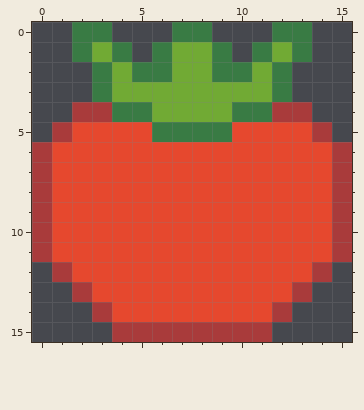
Two states of a pixel-art sprite, public/TomatoSmall.png. Above, as it was before the edit.
The file is 320x320 pixels, drawn in blocks of 20x20; one block is one cell here.
Now the later version:
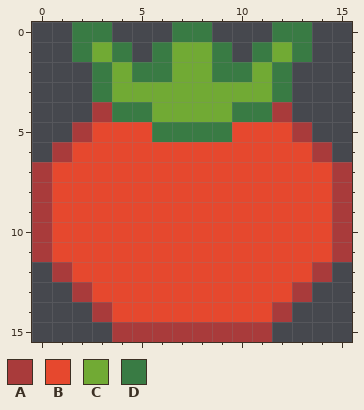
Palette (. is transparent): A #a93b3b  B #e6482e  C #71aa34  D #397b44
Changes in this commit:
The author changed colour B to colour A in row 5 at x 2 and 13; in row 6 at x 1 and 14.
The author cleared colour A in row 4 at x 2 and 13; in row 5 at x 1 and 14; in row 6 at x 0 and 15.
